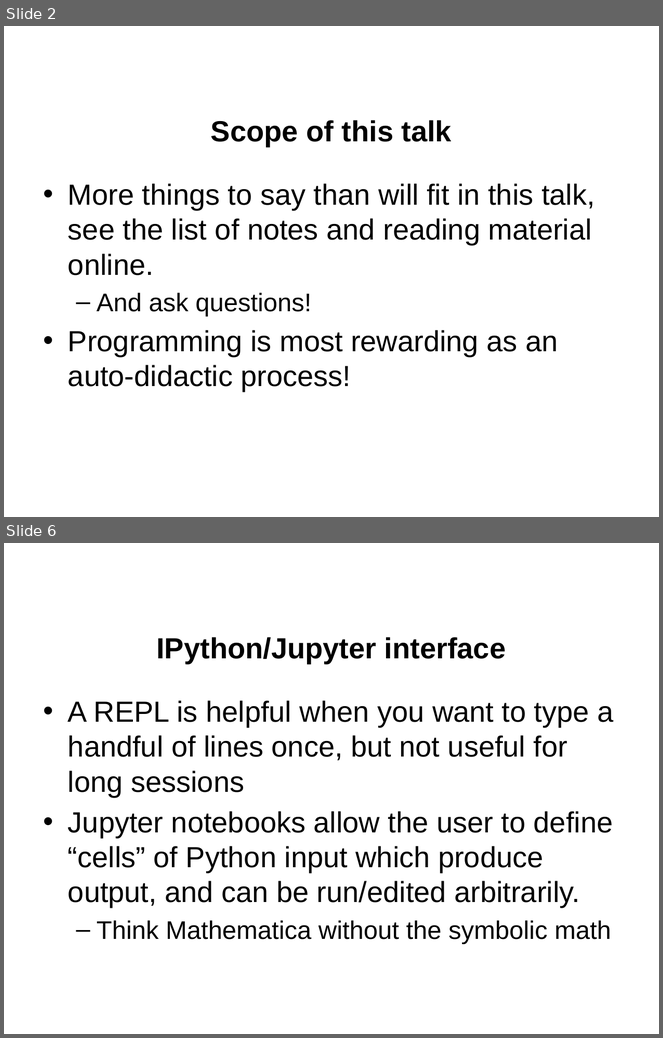
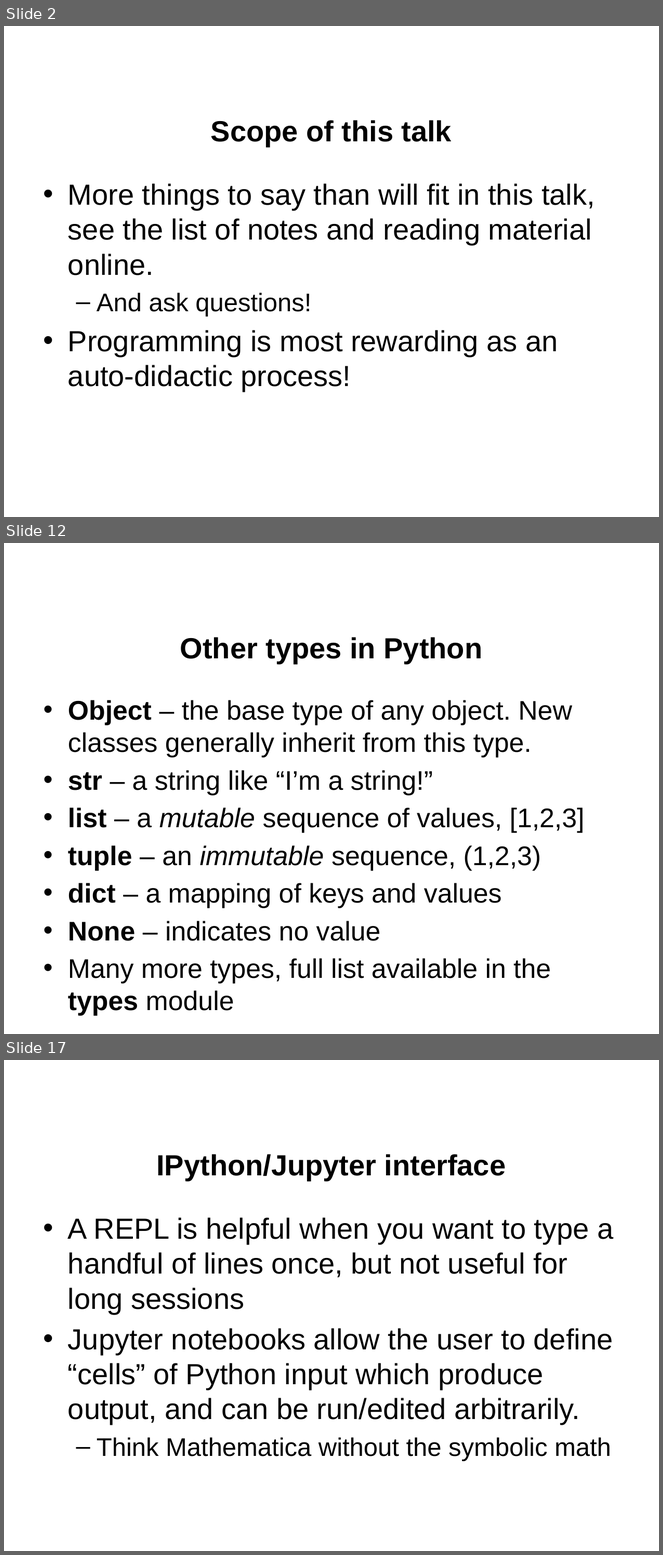
Before and after one commit to jgerity/talks, a slide deck: 2016/computing_workgroup/intro-to-python/intro-to-python.pptx. Shown one above the other, each under a label of ours: slides 2 and 6 before the commit, slides 2, 12 and 17 after it; the slides between them are not shown. The pictures are 663x1038 and 663x1555 pixels, drawn with LibreOffice and Linux fonts; fonts in the diff are those of the drawing; background and template pictures are left out. Boxes give left, top, right and bottom in pixels: in the first picture for what was removed or moved away, otherwise in the second. Text is boxed around its words. In the diff, an @@ line names an element or a change of style, - is before the commit and + after.

Commit message:
Bring back proper version of intro Python talk

```diff
--- a/2016/computing_workgroup/intro-to-python/intro-to-python.pptx
+++ b/2016/computing_workgroup/intro-to-python/intro-to-python.pptx
@@ slide 12 added at (4, 543, 659, 1034), background picture (left out) @@
@@ title added at (180, 637, 483, 664), 32 pt, text #000000, bold @@
+Other types in Python
@@ text added at (68, 700, 585, 1016), 29.6 pt, text #000000 @@
+• Object – the base type of any object. New classes generally inherit from this type.
+• str – a string like “I’m a string!”
+• list – a mutable sequence of values, [1,2,3]
+• tuple – an immutable sequence, (1,2,3)
+• dict – a mapping of keys and values
+• None – indicates no value
+• Many more types, full list available in the types module
@@ what was slide 6 is now slide 17 @@
```
Also in this commit, not shown: 1 slide changed, 21 other slides added, 3 slides removed.
